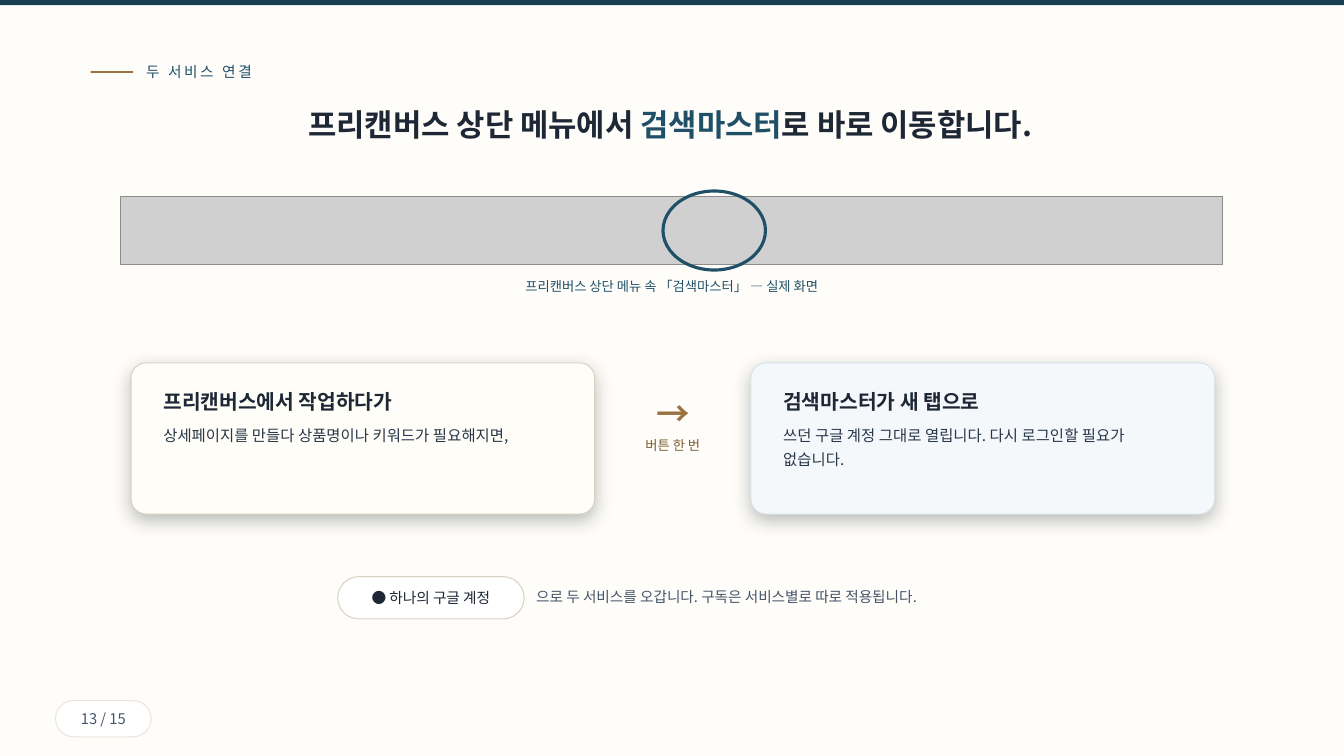
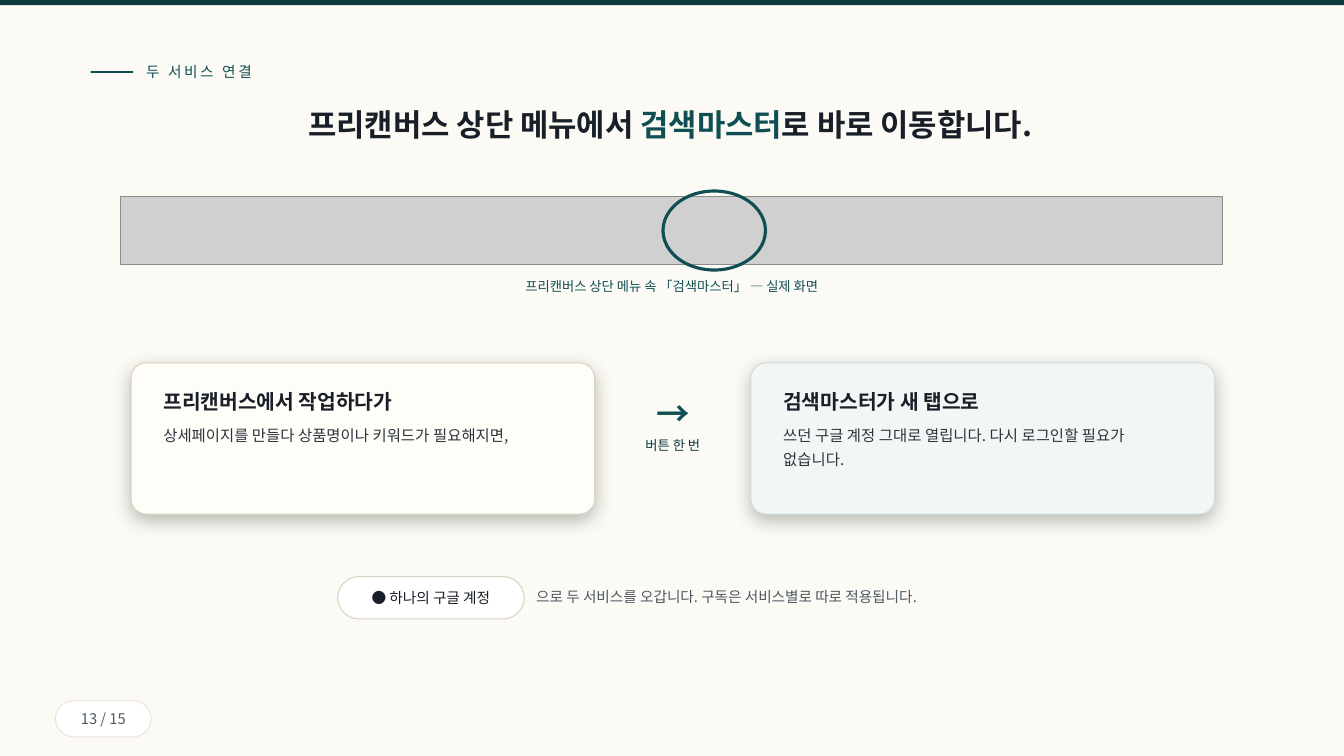
Before and after one commit to ramiteacher/searchmaster-x-freecanvas, a slide deck: slide 13 of slides.pptx. Drawn at 1344x756 pixels with LibreOffice and Linux fonts; fonts in the diff are those of the drawing; grey boxes stand for pictures. Boxes give left, top, right and bottom in pixels: in the first picture for what was removed or moved away, otherwise in the second. Text is boxed around its words. In the diff, an @@ line names an element or a change of style, - is before the commit and + after.

```diff
--- a/slides.pptx
+++ b/slides.pptx
@@ rectangle at <box>0,0,1344,756</box>: fill #FFFDF9 to #FCFAF4 @@
@@ rectangle at <box>0,0,1344,5</box>: fill #173F54 to #0B3B3F @@
@@ rectangle at <box>91,71,133,73</box>: fill #9A7440 to #0F4E53 @@
@@ text "두 서비스 연결" at <box>146,65,252,78</box>: text colour #1F5068 to #0F4E53 @@
@@ text "프리캔버스 상단 메뉴에서 검색마스터로 바로 ..." at <box>308,110,1033,139</box>: text colour #1D2735 to #191F28 in "프리캔버스 상단 메뉴에서 검색마스터로 바로 이동합니다."; text colour #1F5068 to #0F4E53 in "검색마스터로" @@
@@ ellipse at <box>663,192,766,270</box>: outline #1F5068 2.25 pt to #0F4E53 2.25 pt @@
@@ text "프리캔버스 상단 메뉴 속 「검색마스터」 ..." at <box>525,279,818,292</box>: text colour #1F5068 to #0F4E53 @@
@@ rounded rectangle at <box>131,363,595,514</box>: outline #DAD2C6 0.75 pt to #D9D3C5 0.75 pt @@
@@ text "프리캔버스에서 작업하다가" at <box>163,392,508,444</box>: text colour #1D2735 to #191F28 in "프리캔버스에서 작업하다가"; text colour #28364A to #2B333D in "상세페이지를 만들다 상품명이나 키워드가 필요해지면," @@
@@ text "→" at <box>645,439,700,451</box>: text colour #9A7440 to #0F4E53 in "→"; text colour #7D5E33 to #0B3B3F in "버튼 한 번" @@
```
Also in this commit, not shown: 14 other slides changed, 1 other file.
